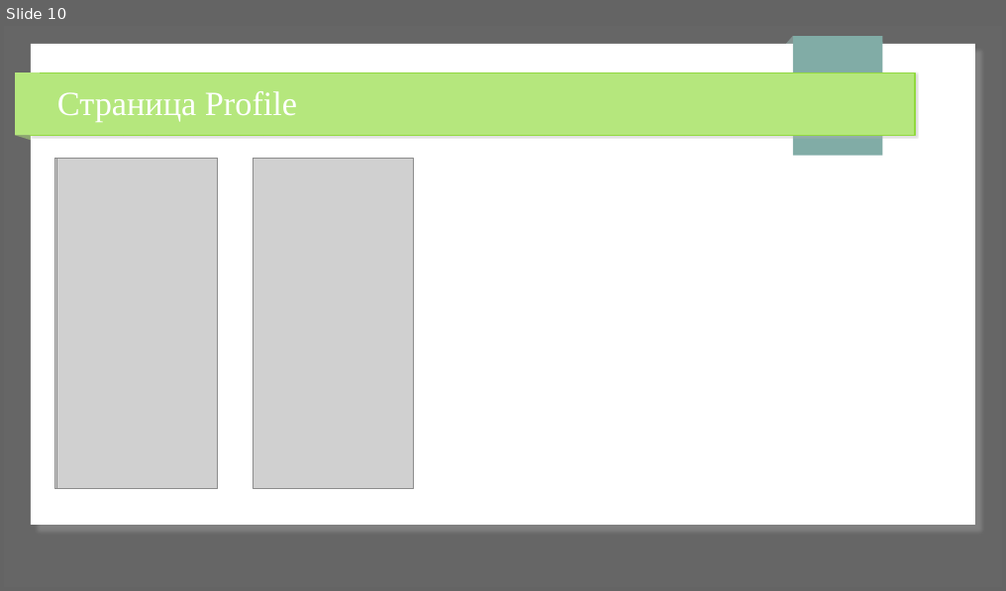
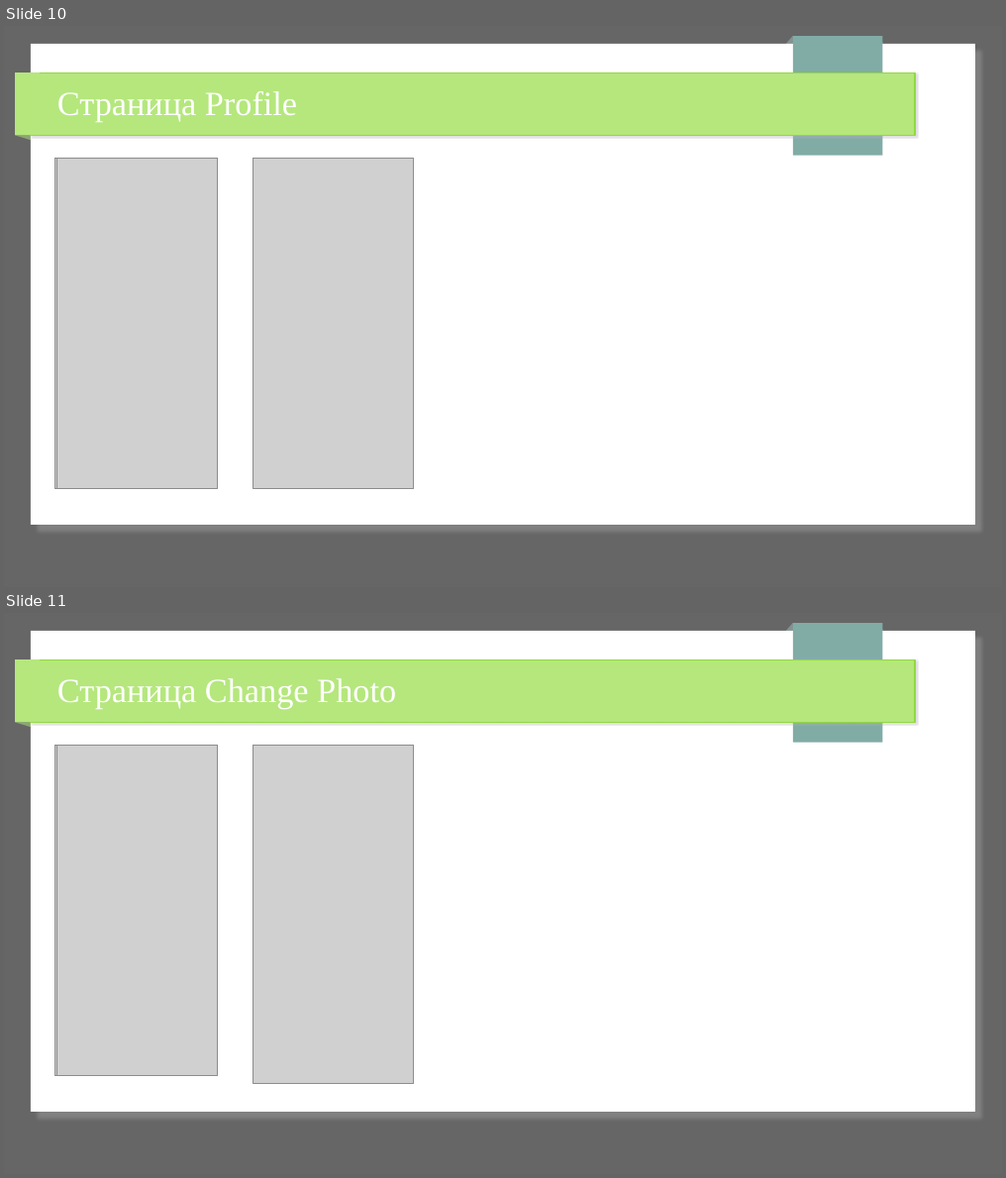
Before and after one commit to SteelBearr/MobileApp, a slide deck: Презентация Касаткин.odp. Shown one above the other, each under a label of ours: slide 10 before the commit, slides 10 and 11 after it. The pictures are 1006x591 and 1006x1178 pixels, drawn with LibreOffice and Linux fonts; fonts in the diff are those of the drawing; grey boxes stand for pictures. Boxes give left, top, right and bottom in pixels: in the first picture for what was removed or moved away, otherwise in the second. Text is boxed around its words. In the diff, an @@ line names an element or a change of style, - is before the commit and + after.

```diff
--- a/Презентация Касаткин.odp
+++ b/Презентация Касаткин.odp
@@ slide 11 added at (4,613,1002,1174), background #666666; not listed: 7 template elements that a slide beside it also shows @@
@@ title added at (57,678,396,709), 27 pt, text #FFFFFF @@
+Страница Change Photo
@@ picture added at (54,746,218,1076) @@
@@ picture added at (57,746,218,1076) @@
@@ picture added at (253,746,414,1076) @@
@@ picture added at (253,746,414,1084) @@
```
Also in this commit, not shown: 1 slide changed, 7 other files.
